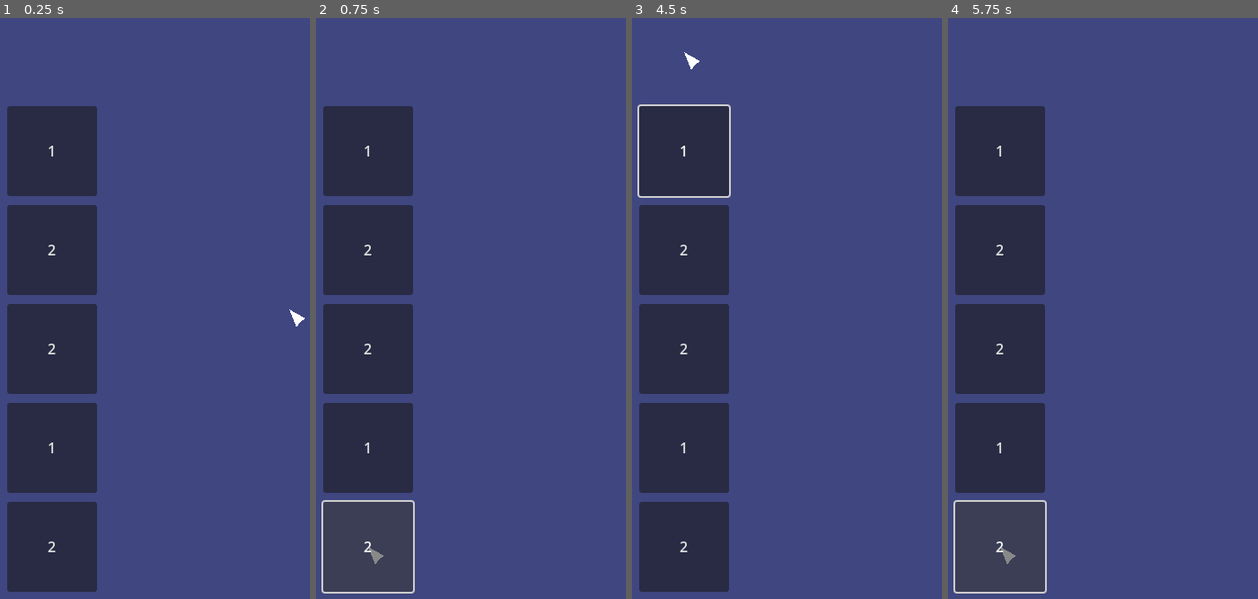
Above: before the commit, frames 1-4 (left to right).
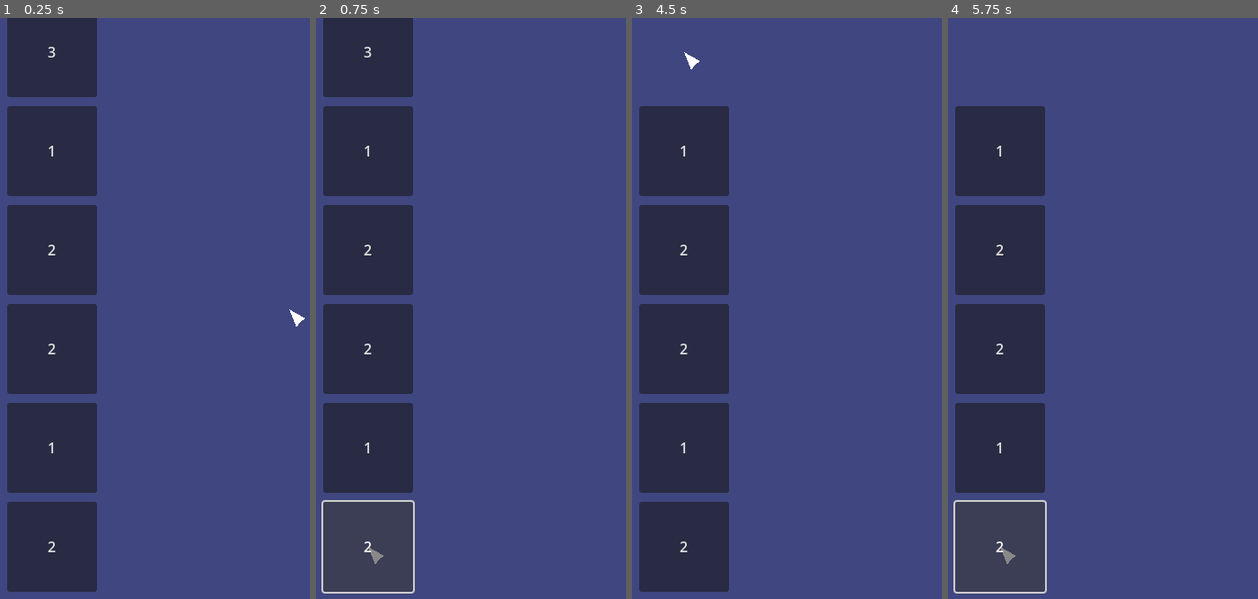
Above: after the commit, the same moments.

Repository: OleksandrLevchuk/Combine-Three
Game: Godot game, scene res://main.tscn
The game is run twice, just before and just after one commit, with the same random seed, the same clock (stepped at 60 frames per second) and the same inputs.
Inputs (mouse positions are in pixels of both pictures, inside the frame that each line leads up to):
- Up to frame 1 (0.25 s): no input
- Up to frame 2 (0.75 s): click "2" at 0.5 s
- Up to frame 3 (4.5 s): click "1" at 1.25 s; click "2" at 2 s; click "2" at 2.75 s; click "1" at 3.5 s; click (684, 52) at 4.25 s, where only the run after the commit has a clickable "3"
- Up to frame 4 (5.75 s): click "2" at 5 s

The runs differ from the first frame. In frame 1, 3.9% of the frame differs, in the area x 2-32%, y 0-14%; in frame 2, 3.9%; in frame 3, 0.4%; in frame 4, nothing differs.

Commit message:
1

Diff:
--- a/main.tscn
+++ b/main.tscn
@@ -7,7 +7,7 @@
 script/source = "extends Control
 
 
-var column := [ 2, 1, 2, 2, 1 ] # масив з якого створюватимемо плитки в колонці
+var column := [ 2, 1, 2, 2, 1, 3, 4, 5 ] # масив з якого створюватимемо плитки в колонці
 var tile_scene := preload(\"res://tile.tscn\") # берем зразок плитки
 var GRID_GAP := 10 # відстань між плитками
 @onready var GRID_SIZE :int = tile_scene.instantiate().size.x # розмір плиток
Binary file changed: docs/index.apple-touch-icon.png
Not shown, changed: export_presets.cfg
Not shown, changed: docs/index.pck
Not shown, changed: docs/index.wasm
